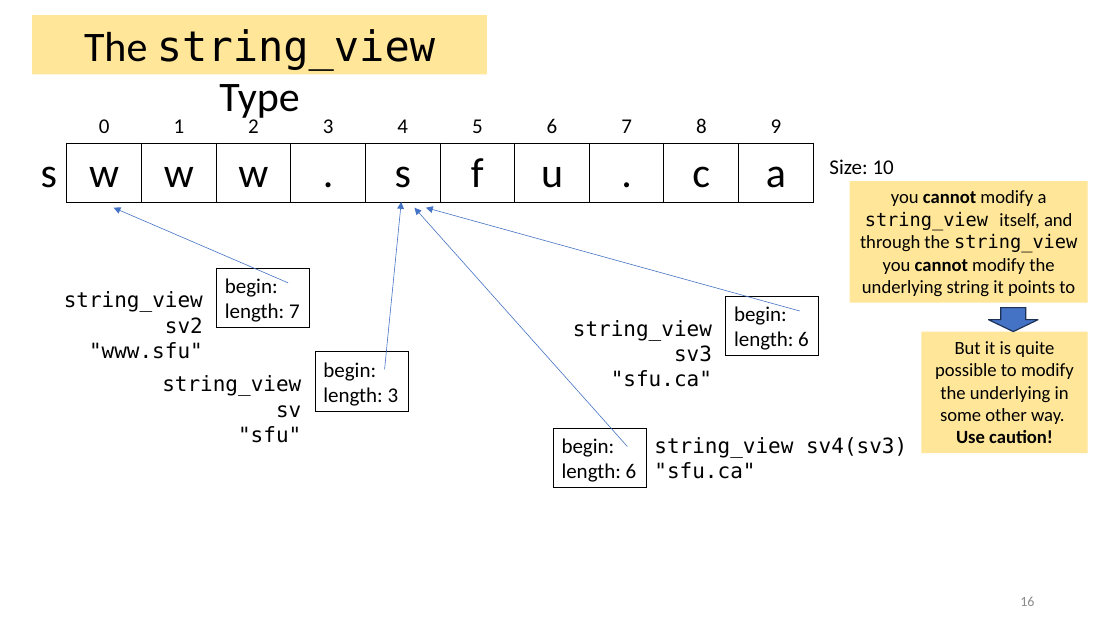
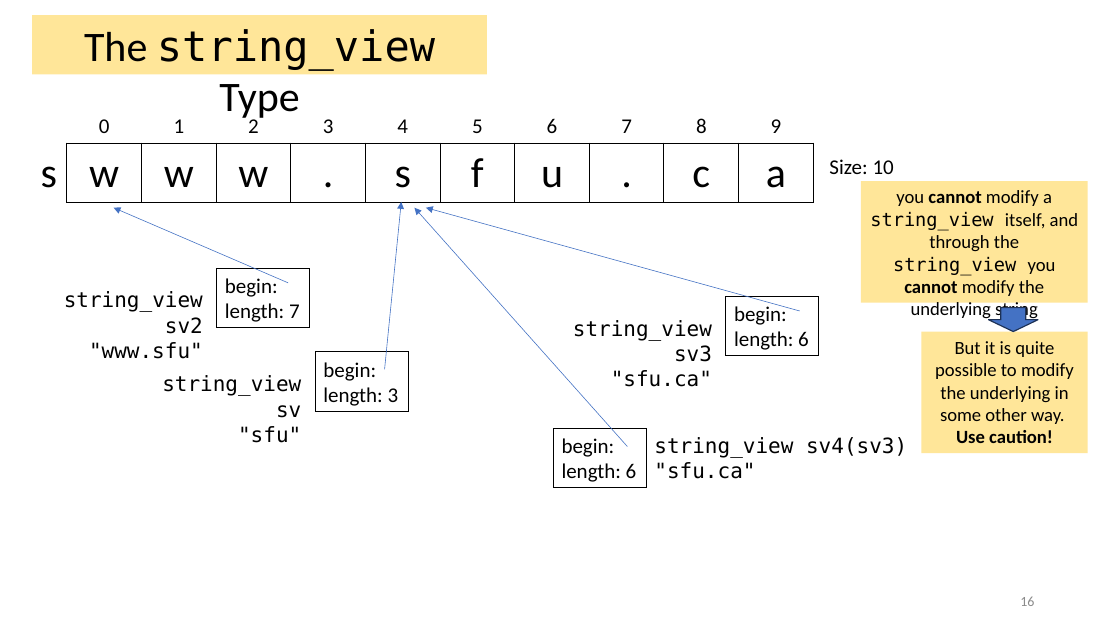
Before and after one commit to tjd1234/cmpt225fall2023, a slide deck: slide 16 of lecture_notes/week12/week12_strings.pptx. Drawn at 1120x630 pixels with LibreOffice and Linux fonts; fonts in the diff are those of the drawing. Boxes give left, top, right and bottom in pixels: in the first picture for what was removed or moved away, otherwise in the second. Text is boxed around its words. In the diff, an @@ line names an element or a change of style, - is before the commit and + after.

```diff
--- a/lecture_notes/week12/week12_strings.pptx
+++ b/lecture_notes/week12/week12_strings.pptx
@@ rectangle "you cannot modify a string_view ..." resized from (x1=850, y1=181, x2=1088, y2=303) to (x1=861, y1=181, x2=1088, y2=303) @@
@@ text in rectangle at (x1=870, y1=190, x2=1078, y2=321): text changed @@
-you cannot modify a string_view itself, and through the string_view you cannot modify the underlying string it points to
+you cannot modify a string_view itself, and through the string_view you cannot modify the underlying string
```
Also in this commit, not shown: 13 other slides changed, 1 other file.
